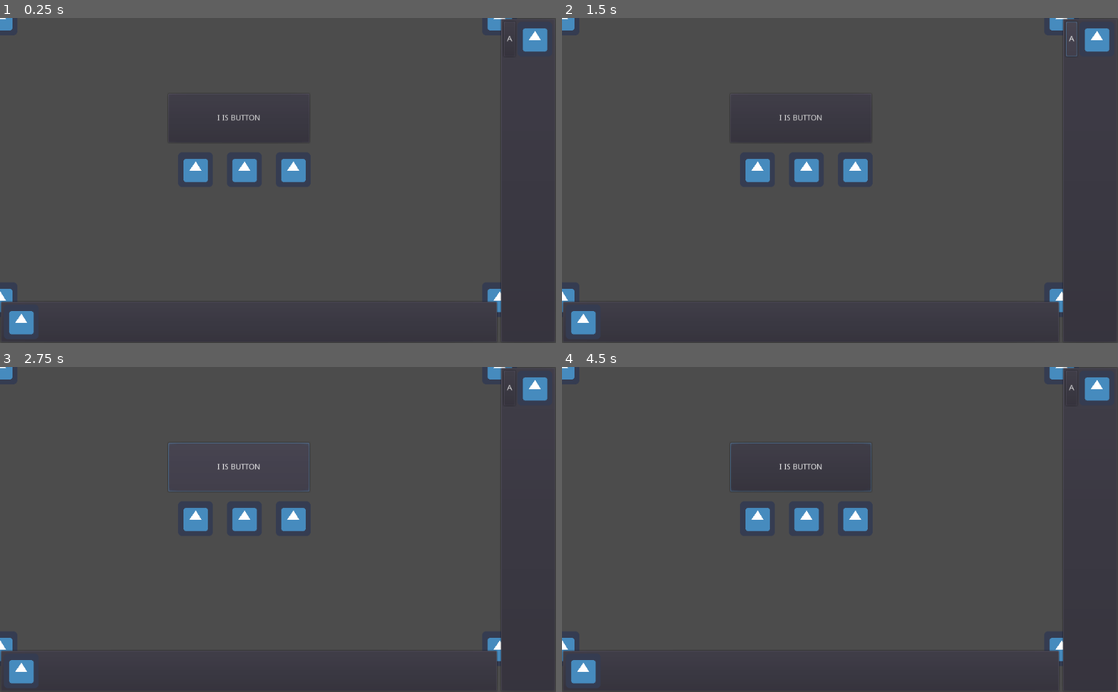
Above: before the commit, frames 1-4 (two rows, left to right).
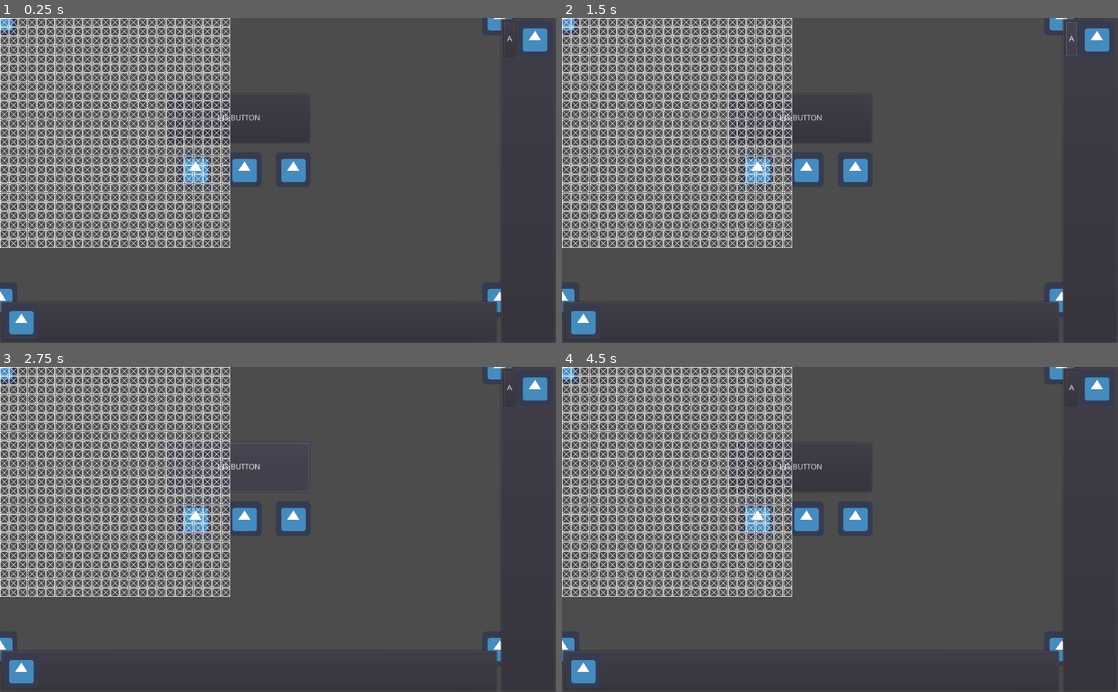
Above: after the commit, the same moments.

Repository: voxelv/azr
Game: Godot game, scene res://scenes/main.tscn
Two runs of this game, one before a commit and one after it. Both use one fixed random seed, a clock stepped at 60 frames per second and the inputs below. The engine's default icon, where the game draws it, is replaced by a stand-in: a white triangle on a blue panel in a dark square.
Inputs (mouse positions are in pixels of both pictures, inside the frame that each line leads up to):
- Up to frame 1 (0.25 s): no input
- Up to frame 2 (1.5 s): click (567, 21) at 0.52 s; click "A" at 1.25 s
- Up to frame 3 (2.75 s): click "I IS BUTTON" at 2 s
- Up to frame 4 (4.5 s): click "A" at 2.75 s; click "I IS BUTTON" at 3.5 s; click (567, 370) at 4.27 s

The runs differ from the first frame. In frame 1, 16% of the frame differs, in the area x 0-42%, y 0-71%; in frame 2, 16%; in frame 3, 16%; in frame 4, 16%, in the area x 0-56%, y 0-71%.

Commit message:
testing on hexatron

Diff:
--- /dev/null
+++ b/scenes/level.tscn
@@ -0,0 +1,46 @@
+[gd_scene load_steps=3 format=2]
+
+[ext_resource path="res://scripts/level.gd" type="Script" id=1]
+[ext_resource path="res://scripts/input_shield.gd" type="Script" id=2]
+
+[node name="level" type="Node" index="0"]
+
+script = ExtResource( 1 )
+
+[node name="grid" type="GridContainer" parent="." index="0"]
+
+anchor_left = 0.0
+anchor_top = 0.0
+anchor_right = 0.0
+anchor_bottom = 0.0
+rect_pivot_offset = Vector2( 0, 0 )
+rect_clip_content = false
+mouse_filter = 1
+mouse_default_cursor_shape = 0
+size_flags_horizontal = 1
+size_flags_vertical = 1
+custom_constants/vseparation = 0
+custom_constants/hseparation = 0
+columns = 25
+_sections_unfolded = [ "custom_constants" ]
+
+[node name="input_shield" type="Control" parent="." index="1"]
+
+anchor_left = 0.0
+anchor_top = 0.0
+anchor_right = 0.0
+anchor_bottom = 0.0
+margin_right = 40.0
+margin_bottom = 40.0
+rect_pivot_offset = Vector2( 0, 0 )
+rect_clip_content = false
+mouse_filter = 2
+mouse_default_cursor_shape = 0
+size_flags_horizontal = 1
+size_flags_vertical = 1
+script = ExtResource( 2 )
+_sections_unfolded = [ "Mouse" ]
+
+[connection signal="resized" from="grid" to="input_shield" method="_on_grid_resized"]
+
+[connection signal="gui_input" from="input_shield" to="." method="_on_input_shield_gui_input"]
--- a/scenes/main.tscn
+++ b/scenes/main.tscn
@@ -1,8 +1,9 @@
-[gd_scene load_steps=4 format=2]
+[gd_scene load_steps=5 format=2]
 
 [ext_resource path="res://scripts/ui_layer.gd" type="Script" id=1]
 [ext_resource path="res://icon.png" type="Texture" id=2]
 [ext_resource path="res://scripts/Camera2D.gd" type="Script" id=3]
+[ext_resource path="res://scenes/level.tscn" type="PackedScene" id=4]
 
 [node name="main" type="Node" index="0"]
 
@@ -10,6 +11,7 @@
 
 [node name="ui_layer" type="CanvasLayer" parent="." index="0"]
 
+editor/display_folded = true
 layer = 1
 offset = Vector2( 0, 0 )
 rotation = 0.0
@@ -302,3 +304,5 @@
 text = "I IS BUTTON"
 flat = false
 align = 1
+
+[node name="level" parent="game_area" index="9" instance=ExtResource( 4 )]
--- /dev/null
+++ b/scenes/slot.tscn
@@ -0,0 +1,41 @@
+[gd_scene load_steps=2 format=2]
+
+[ext_resource path="res://test_16x.png" type="Texture" id=1]
+
+[node name="slot" type="ReferenceRect" index="0"]
+
+anchor_left = 0.0
+anchor_top = 0.0
+anchor_right = 0.0
+anchor_bottom = 0.0
+rect_min_size = Vector2( 17, 17 )
+rect_pivot_offset = Vector2( 0, 0 )
+rect_clip_content = true
+mouse_filter = 2
+mouse_default_cursor_shape = 0
+size_flags_horizontal = 1
+size_flags_vertical = 1
+_sections_unfolded = [ "Anchor", "Grow Direction", "Margin", "Mouse", "Rect", "Size Flags" ]
+
+[node name="btn" type="TextureButton" parent="." index="0"]
+
+anchor_left = 0.0
+anchor_top = 0.0
+anchor_right = 0.0
+anchor_bottom = 0.0
+margin_right = 17.0
+margin_bottom = 17.0
+rect_pivot_offset = Vector2( 0, 0 )
+rect_clip_content = false
+focus_mode = 2
+mouse_filter = 0
+mouse_default_cursor_shape = 0
+size_flags_horizontal = 1
+size_flags_vertical = 1
+toggle_mode = false
+enabled_focus_mode = 2
+shortcut = null
+group = null
+texture_normal = ExtResource( 1 )
+texture_pressed = ExtResource( 1 )
+_sections_unfolded = [ "Material", "Mouse", "Textures", "custom_colors", "custom_constants", "custom_fonts", "custom_styles" ]
--- a/scripts/Camera2D.gd
+++ b/scripts/Camera2D.gd
@@ -4,6 +4,10 @@
 
 var zoom_factor = 1.0
 var mouse_pressed = false
+
+var zoom_set = [0.05, 0.1, 0.15, 0.2, 0.25, 0.3, 0.4, 0.5, 0.6, 0.7, 0.8, 0.9, 1.0, 1.2, 1.4, 1.6, 1.8, 2.0]
+
+var zoom_idx = zoom_set.find(1.0)
 
 func _input(event):
 	if event is InputEventMouseMotion && mouse_pressed:
@@ -20,15 +24,21 @@
 			zoom_out()
 
 func zoom_in():
-	zoom_at_mouse(-zoom_speed)
+	zoom_idx -= 1
+	if zoom_idx < 0:
+		zoom_idx = 0
+	set_zoom_at_mouse(zoom_set[zoom_idx])
 
 func zoom_out():
-	zoom_at_mouse(zoom_speed)
+	zoom_idx += 1
+	if zoom_idx > zoom_set.size() - 1:
+		zoom_idx = zoom_set.size() - 1
+	set_zoom_at_mouse(zoom_set[zoom_idx])
 
-func zoom_at_mouse(amount):
+func set_zoom_at_mouse(set_zoom_to):
 	var old_zoom = zoom_factor
 	var zoom_at = get_local_mouse_position() - offset
-	zoom_factor *= amount + 1.0
+	zoom_factor = set_zoom_to
 	var diff = 1.0 - (zoom_factor / old_zoom)
 
 	offset.x += zoom_at.x * diff
--- /dev/null
+++ b/scripts/input_shield.gd
@@ -0,0 +1,13 @@
+extends Control
+
+
+onready var grid = $"../grid"
+
+
+func _ready():
+	pass
+
+
+func _on_grid_resized():
+	rect_size = grid.get_rect().size
+	pass # replace with function body
--- /dev/null
+++ b/scripts/level.gd
@@ -0,0 +1,16 @@
+extends Node
+
+onready var grid = $grid
+
+onready var slot_pre = preload("res://scenes/slot.tscn")
+
+func _ready():
+	for i in range(25*25):
+		var slot = slot_pre.instance()
+		slot.get_node("btn").connect("pressed", self, "_on_slot_pressed", [slot])
+		grid.add_child(slot)
+	pass
+
+func _on_slot_pressed(slot):
+	print(slot)
+	pass
Binary file added: test_16x.png
Not shown, added: test_16x.png.import
